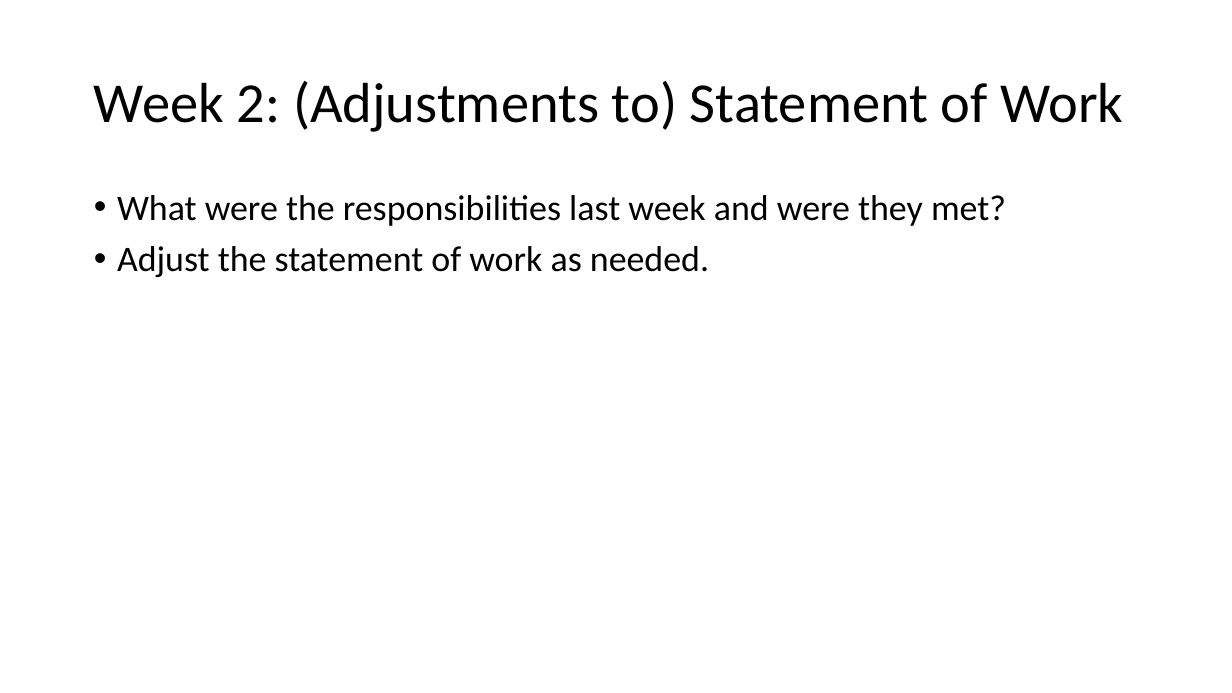
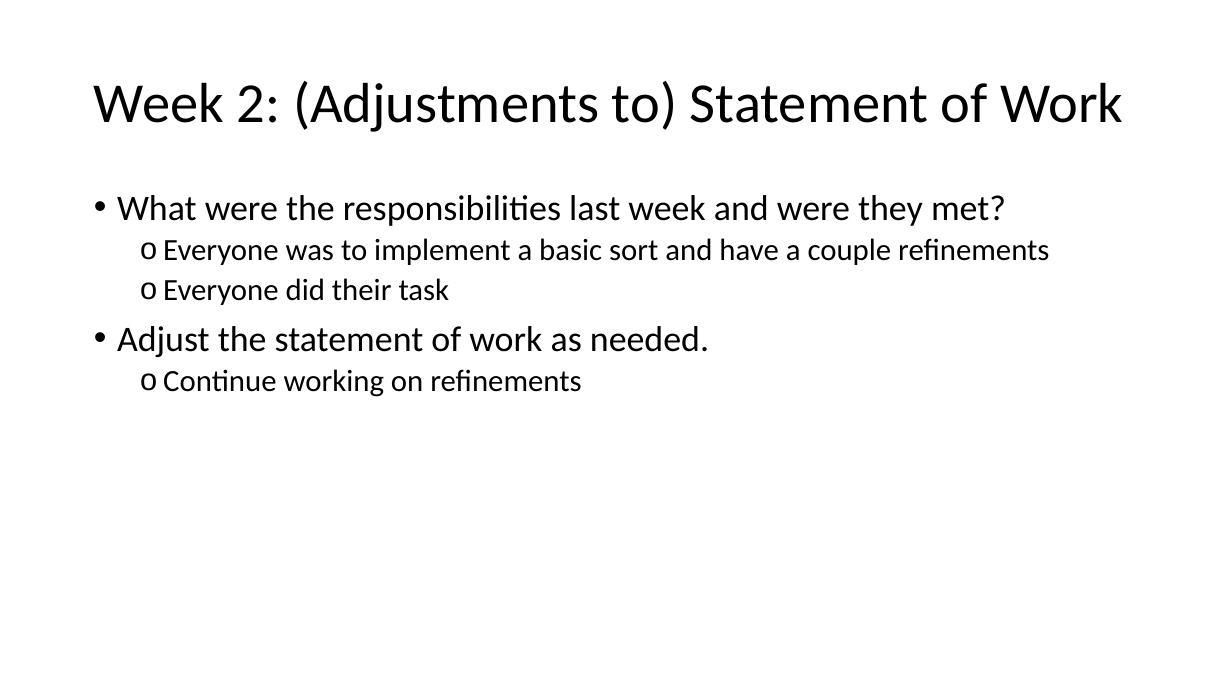
Before and after one commit to SpencerTSmith/Sorting-Optimisation-Lab, a slide deck: slide 7 of artifacts/lab_checkpoint_slides.pptx. Drawn at 1232x693 pixels with LibreOffice and Linux fonts; fonts in the diff are those of the drawing. Boxes give left, top, right and bottom in pixels: in the first picture for what was removed or moved away, otherwise in the second. Text is boxed around its words. In the diff, an @@ line names an element or a change of style, - is before the commit and + after.

```diff
--- a/artifacts/lab_checkpoint_slides.pptx
+++ b/artifacts/lab_checkpoint_slides.pptx
@@ text at [163,238,1049,305]: paragraphs added @@
+  o Everyone was to implement a basic sort and have a couple refinements
+  o Everyone did their task
@@ text at [163,369,581,397]: paragraph added @@
+  o Continue working on refinements
```
Also in this commit, not shown: 7 other slides changed.
